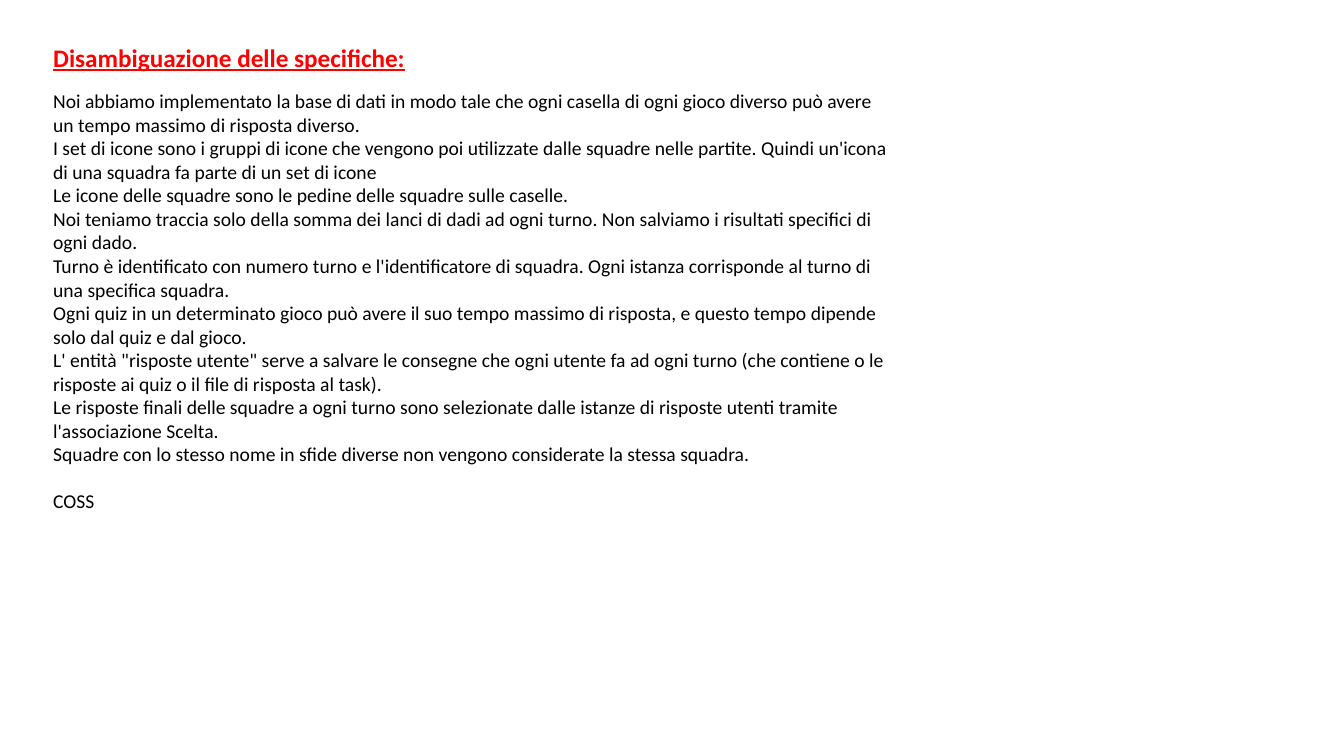
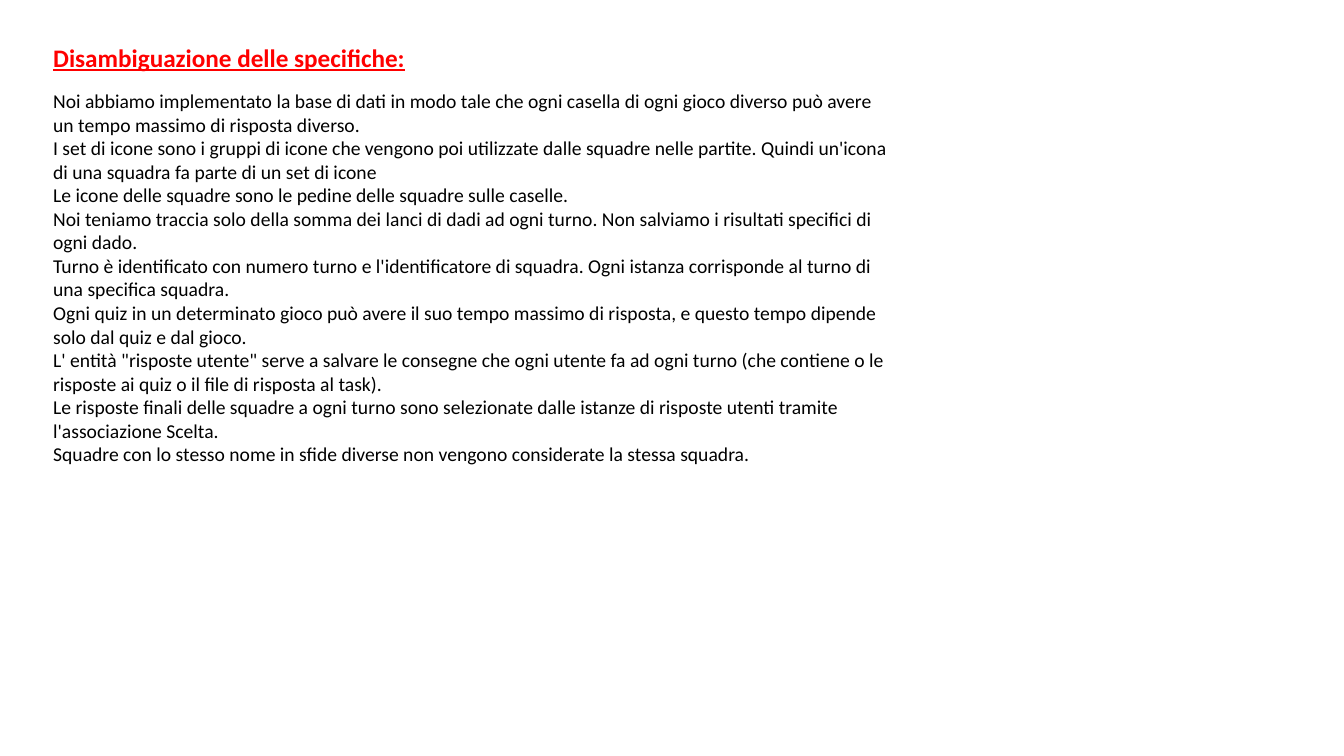
Before and after one commit to DavideGit-cs/BD_Progetto_Gruppo11, a slide deck: slide 1 of Vincoli_Domini_BDProgetto_finale.pptx. Drawn at 1344x756 pixels with LibreOffice and Linux fonts; fonts in the diff are those of the drawing. Boxes give left, top, right and bottom in pixels: in the first picture for what was removed or moved away, otherwise in the second. Text is boxed around its words. In the diff, an @@ line names an element or a change of style, - is before the commit and + after.

```diff
--- a/Vincoli_Domini_BDProgetto_finale.pptx
+++ b/Vincoli_Domini_BDProgetto_finale.pptx
@@ text at (53,495,94,508): paragraph removed @@
-COSS
```
Also in this commit, not shown: 1 other slide changed.
